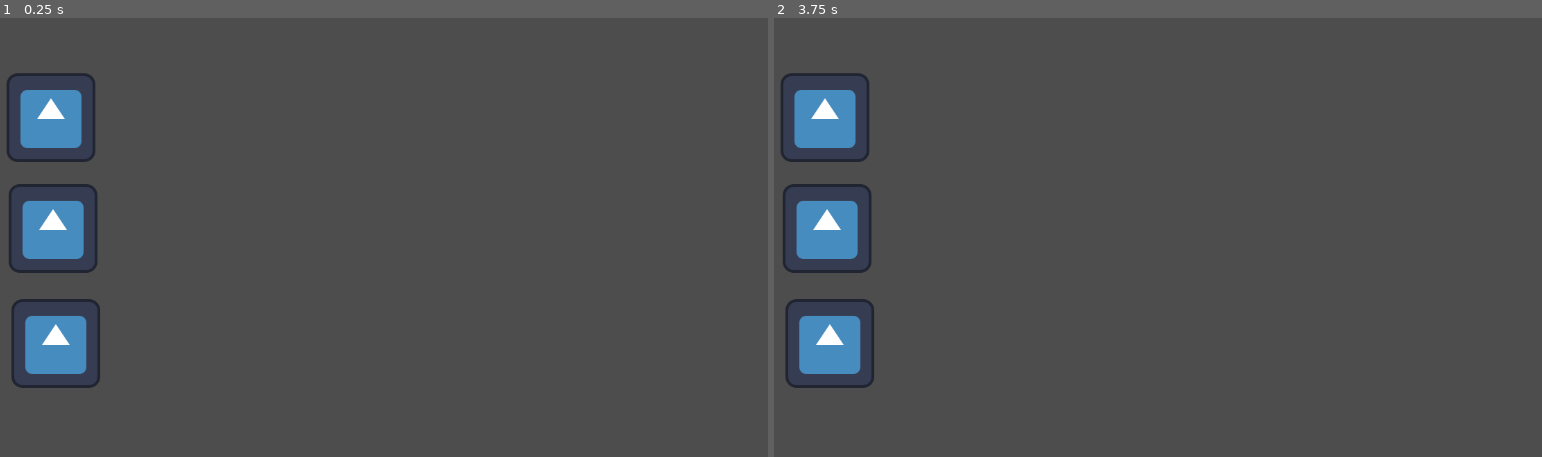
Above: before the commit, frames 1-2 (left to right).
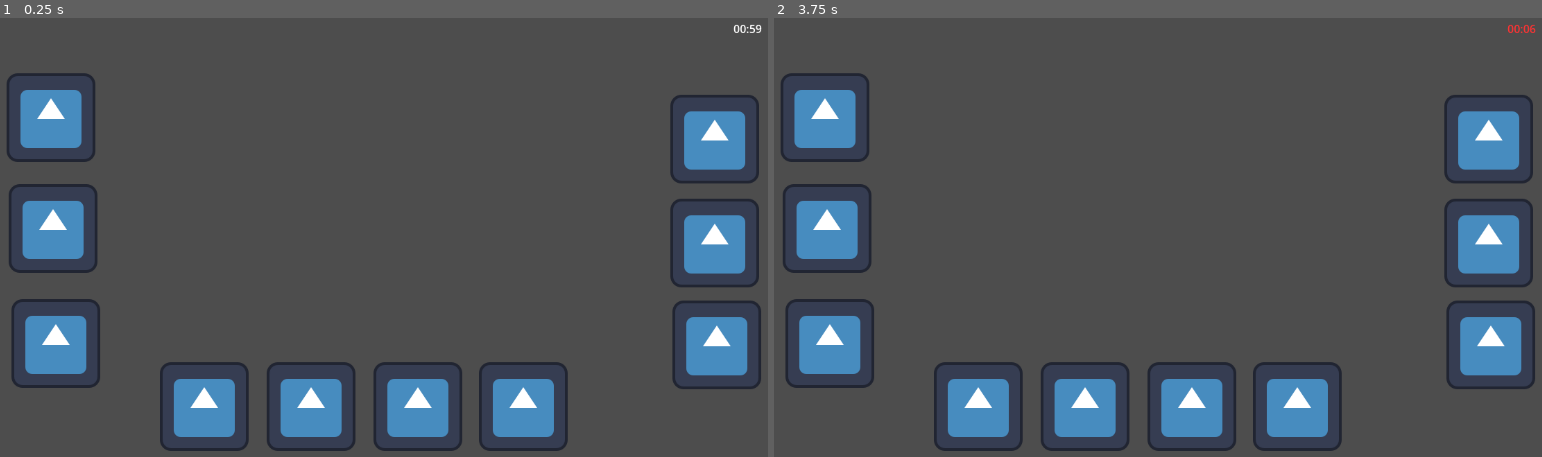
Above: after the commit, the same moments.

Repository: Lipelacarreta/investigadores_espaco
Game: Godot game, scene res://puzzle_01.tscn
Two runs of this game, one before a commit and one after it. Both use one fixed random seed, a clock stepped at 60 frames per second and the inputs below. The engine's default icon, where the game draws it, is replaced by a stand-in: a white triangle on a blue panel in a dark square.
Inputs (mouse positions are in pixels of both pictures, inside the frame that each line leads up to):
- Up to frame 1 (0.25 s): no input
- Up to frame 2 (3.75 s): click (1488, 140) at 0.52 s; click (1488, 241) at 1.27 s; click (1488, 342) at 2.02 s; click (981, 408) at 2.77 s; click (1088, 408) at 3.52 s

The runs differ from the first frame. In frame 1, 9.5% of the frame differs, in the area x 20-100%, y 1-99%; in frame 2, 9.5%.

Commit message:
v3
tempo dicas personagens

Diff:
--- /dev/null
+++ b/investigadores-do-espaço/personagem.gd
@@ -0,0 +1,21 @@
+extends TextureButton
+
+@export var puzzle_path: NodePath
+@export var custo_tempo: float = 10.0
+
+var ja_usado: bool = false
+
+func _ready():
+	pressed.connect(_on_pressed)
+
+func _on_pressed():
+	var puzzle = get_node(puzzle_path)
+
+	print("Botão clicado")
+
+	if !ja_usado:
+		puzzle.tempo_atual -= custo_tempo
+		ja_usado = true
+		print("Descontou ", custo_tempo, " segundos")
+	else:
+		print("Já foi usado, não desconta mais")
--- a/investigadores-do-espaço/puzzle_01.gd
+++ b/investigadores-do-espaço/puzzle_01.gd
@@ -1,25 +1,95 @@
 extends Node2D
 
-@export var tempo_inicial:int = 60
+@export var tempo_inicial: float = 60.0
+@export var tempo_label: Label
 
-var tempo_atual:float
-var acabou = false
+@export var dica01: TextureButton
+@export var dica02: TextureButton
+@export var dica03: TextureButton
+
+# 🔧 valores configuráveis no Inspector
+@export var custo_dica01: float = 10.0
+@export var custo_dica02: float = 10.0
+@export var custo_dica03: float = 10.0
+
+var tempo_atual: float
+var acabou: bool = false
+
+# estado das dicas
+var dica_a_usada = false
+var dica_b_usada = false
+var dica_c_usada = false
 
 func _ready():
 	tempo_atual = tempo_inicial
 
+	# UI do tempo
+	tempo_label.add_theme_font_size_override("font_size", 80)
+	tempo_label.add_theme_color_override("font_color", Color.WHITE)
+	tempo_label.add_theme_color_override("font_outline_color", Color.BLACK)
+	tempo_label.add_theme_constant_override("outline_size", 5)
+
+	# trava dicas iniciais
+	dica02.disabled = true
+	dica03.disabled = true
+
+	# conecta sinais
+	dica01.pressed.connect(_on_dica01_pressed)
+	dica02.pressed.connect(_on_dica02_pressed)
+	dica03.pressed.connect(_on_dica03_pressed)
+
 func _process(delta):
-
 	if acabou:
 		return
 
 	tempo_atual -= delta
-	print(int(tempo_atual))
+	tempo_label.text = formatar_tempo(tempo_atual)
+
+	if tempo_atual <= 16:
+		tempo_label.modulate = Color(1, 0.2, 0.2)
+	else:
+		tempo_label.modulate = Color(1, 1, 1)
 
 	if tempo_atual <= 0:
 		tempo_atual = 0
+		tempo_label.text = "00:00"
 		game_over()
 
 func game_over():
 	acabou = true
 	print("GAME OVER")
+
+func formatar_tempo(t):
+	var segundos = int(t) % 60
+	var minutos = int(t) / 60
+	return "%02d:%02d" % [minutos, segundos]
+
+# --------------------
+# DICAS
+# --------------------
+
+func _on_dica01_pressed():
+	print("Clicou Dica01")
+
+	if !dica_a_usada:
+		tempo_atual -= custo_dica01
+		dica_a_usada = true
+		dica02.disabled = false
+		print("Dica02 LIBERADA | -", custo_dica01, "s")
+
+func _on_dica02_pressed():
+	print("Clicou Dica02")
+
+	if !dica_b_usada:
+		tempo_atual -= custo_dica02
+		dica_b_usada = true
+		dica03.disabled = false
+		print("Dica03 LIBERADA | -", custo_dica02, "s")
+
+func _on_dica03_pressed():
+	print("Clicou Dica03")
+
+	if !dica_c_usada:
+		tempo_atual -= custo_dica03
+		dica_c_usada = true
+		print("Dica03 usada | -", custo_dica03, "s")
--- a/investigadores-do-espaço/puzzle_01.tscn
+++ b/investigadores-do-espaço/puzzle_01.tscn
@@ -3,9 +3,16 @@
 [ext_resource type="Script" uid="uid://dbebcoqstid3o" path="res://puzzle_01.gd" id="1_md8hg"]
 [ext_resource type="Texture2D" uid="uid://cp1iufwv546im" path="res://icon.svg" id="1_uudgh"]
 [ext_resource type="Script" uid="uid://bwqk83he34p2h" path="res://button.gd" id="3_3gamc"]
+[ext_resource type="Script" uid="uid://bvqm7mxw32buk" path="res://personagem.gd" id="4_10eyb"]
 
-[node name="puzzle 01" type="Node2D" unique_id=536759026]
+[sub_resource type="LabelSettings" id="LabelSettings_3gamc"]
+
+[node name="puzzle 01" type="Node2D" unique_id=536759026 node_paths=PackedStringArray("tempo_label", "dica01", "dica02", "dica03")]
 script = ExtResource("1_md8hg")
+tempo_label = NodePath("Label")
+dica01 = NodePath("Dica01")
+dica02 = NodePath("Dica02")
+dica03 = NodePath("Dica03")
 
 [node name="A" type="TextureButton" parent="." unique_id=198351658]
 offset_left = 47.0
@@ -34,3 +41,68 @@
 texture_normal = ExtResource("1_uudgh")
 script = ExtResource("3_3gamc")
 puzzle_path = NodePath("..")
+
+[node name="Label" type="Label" parent="." unique_id=493247956]
+offset_left = 1095.0
+offset_top = 11.0
+offset_right = 1135.0
+offset_bottom = 34.0
+theme_override_font_sizes/font_size = 20
+label_settings = SubResource("LabelSettings_3gamc")
+
+[node name="Dica01" type="TextureButton" parent="." unique_id=320493692]
+offset_left = 1004.0
+offset_top = 118.0
+offset_right = 1132.0
+offset_bottom = 246.0
+texture_normal = ExtResource("1_uudgh")
+
+[node name="Dica02" type="TextureButton" parent="." unique_id=511749036]
+offset_left = 1004.0
+offset_top = 268.0
+offset_right = 1132.0
+offset_bottom = 396.0
+texture_normal = ExtResource("1_uudgh")
+
+[node name="Dica03" type="TextureButton" parent="." unique_id=1381792701]
+offset_left = 1007.0
+offset_top = 415.0
+offset_right = 1135.0
+offset_bottom = 543.0
+texture_normal = ExtResource("1_uudgh")
+
+[node name="Personagem01" type="TextureButton" parent="." unique_id=596784542]
+offset_left = 268.0
+offset_top = 504.0
+offset_right = 396.0
+offset_bottom = 632.0
+texture_normal = ExtResource("1_uudgh")
+script = ExtResource("4_10eyb")
+puzzle_path = NodePath("..")
+
+[node name="Personagem02" type="TextureButton" parent="." unique_id=901192563]
+offset_left = 422.0
+offset_top = 504.0
+offset_right = 550.0
+offset_bottom = 632.0
+texture_normal = ExtResource("1_uudgh")
+script = ExtResource("4_10eyb")
+puzzle_path = NodePath("..")
+
+[node name="Personagem03" type="TextureButton" parent="." unique_id=1206011243]
+offset_left = 576.0
+offset_top = 504.0
+offset_right = 704.0
+offset_bottom = 632.0
+texture_normal = ExtResource("1_uudgh")
+script = ExtResource("4_10eyb")
+puzzle_path = NodePath("..")
+
+[node name="Personagem04" type="TextureButton" parent="." unique_id=481313059]
+offset_left = 728.0
+offset_top = 504.0
+offset_right = 856.0
+offset_bottom = 632.0
+texture_normal = ExtResource("1_uudgh")
+script = ExtResource("4_10eyb")
+puzzle_path = NodePath("..")
Not shown, added: investigadores-do-espaço/personagem.gd.uid
Empty file added: investigadores-do-espaço/tempo_label.gd
Not shown, added: investigadores-do-espaço/tempo_label.gd.uid
